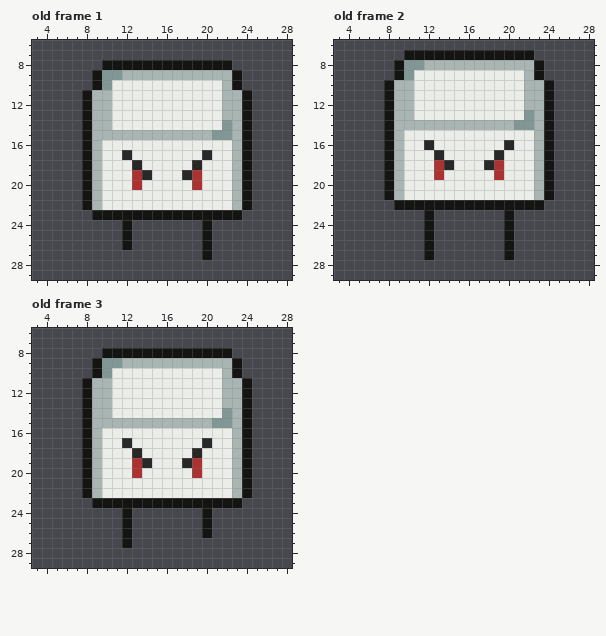
Edited in one commit: pixel-art file (Enemies/Enemy.aseprite). The first picture shows the starting point.
32x32 pixels, 4 frames. Shown: old frame 1: x 3..28, y 6..29; old frame 2: x 3..28, y 6..29; old frame 3: x 3..28, y 6..29. The commit also changed other frames, which this record leaves out.
Once edited:
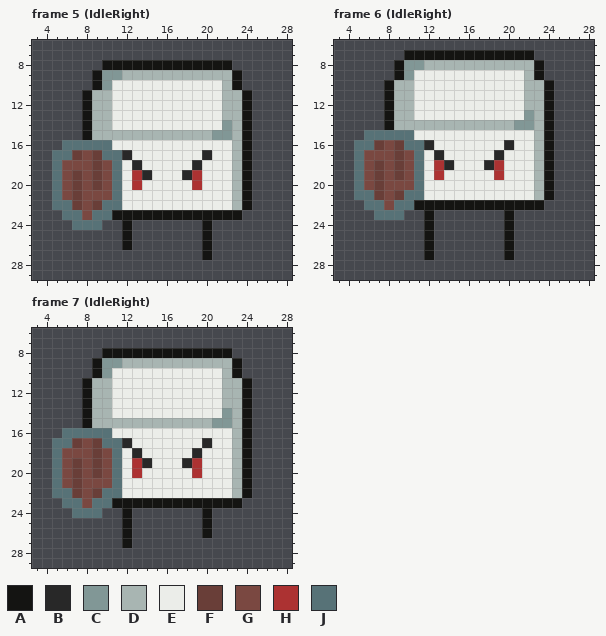
Palette (. is transparent): A #141412  B #282828  C #819796  D #a8b5b2  E #ebede9  F #693e38  G #7a4841  H #ac3232  J #577277
A new or re-ordered frame is compared with the old frame closest to it.
Author's note on the commit: worked on enemy, added camera shake
Difference:
frames 4 -> 8
layer "Shield" now shown
Frame 5 (IdleRight) is new; against old frame 1, layer "Shield":
y 16: x 6..10 ..ADE -> JJJJJ
y 17: x 5..11 ...ADEE -> JJFGFJJ
y 18: x 5..11 ...ADEE -> JGGGFGJ
y 19..20: x 5..11 ...ADEE -> JGFGFGJ
y 21: x 5..11 ...ADEE -> JGFGGGJ
y 22: x 5..11 ...ADEE -> JJFGFJJ
y 23: x 6..10 ...AA -> JJGJJ
y 24: x 7..9 ... -> JJJ
Frame 6 (IdleRight) is new; against old frame 2, layer "Shield":
y 15: x 6..10 ..ADE -> JJJJJ
y 16: x 5..11 ...ADEE -> JJFGFJJ
y 17: x 5..11 ...ADEE -> JGGGFGJ
y 18..19: x 5..11 ...ADEE -> JGFGFGJ
y 20: x 5..11 ...ADEE -> JGFGGGJ
y 21: x 5..11 ...ADEE -> JJFGFJJ
y 22: x 6..10 ...AA -> JJGJJ
y 23: x 7..9 ... -> JJJ
Frame 7 (IdleRight) is new; against old frame 3, layer "Shield": the same change as frame 5 (IdleRight)
Boxes around the changes in both pictures, in picture pixels (x1, y1, x2, y2):
changed: (52, 140, 122, 230)
changed: (354, 130, 424, 220)
changed: (52, 428, 122, 518)
